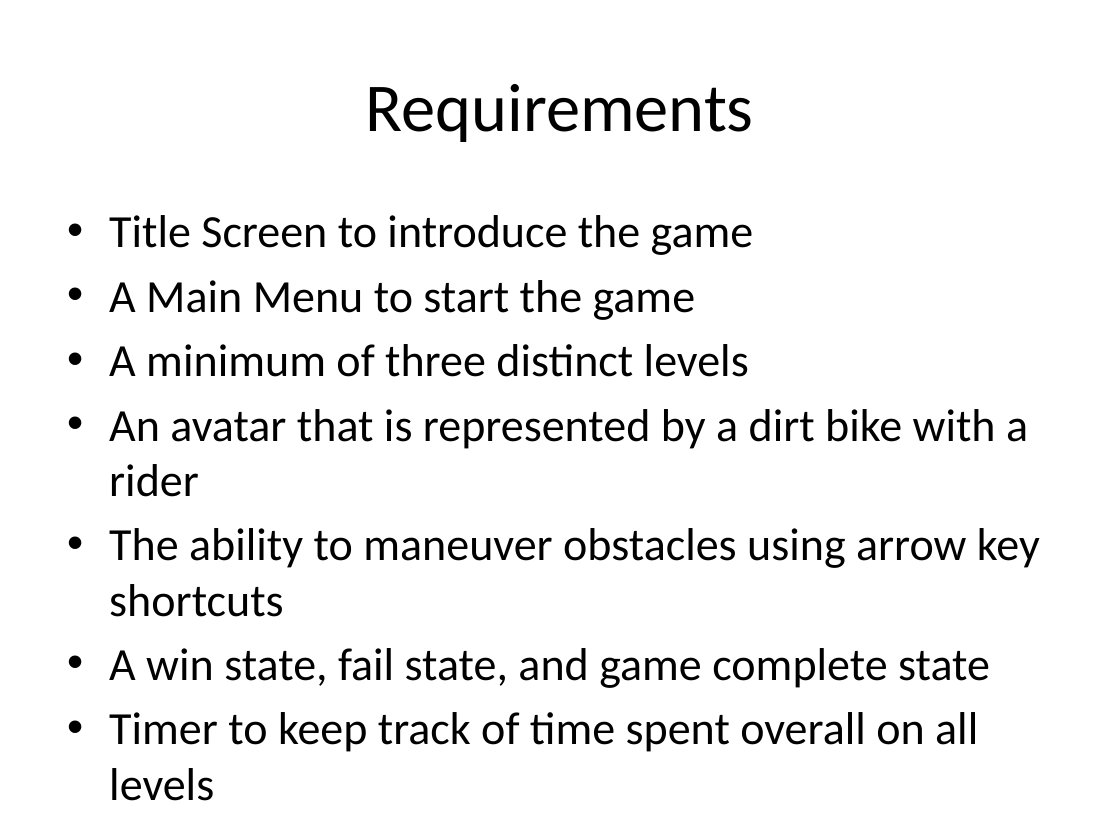
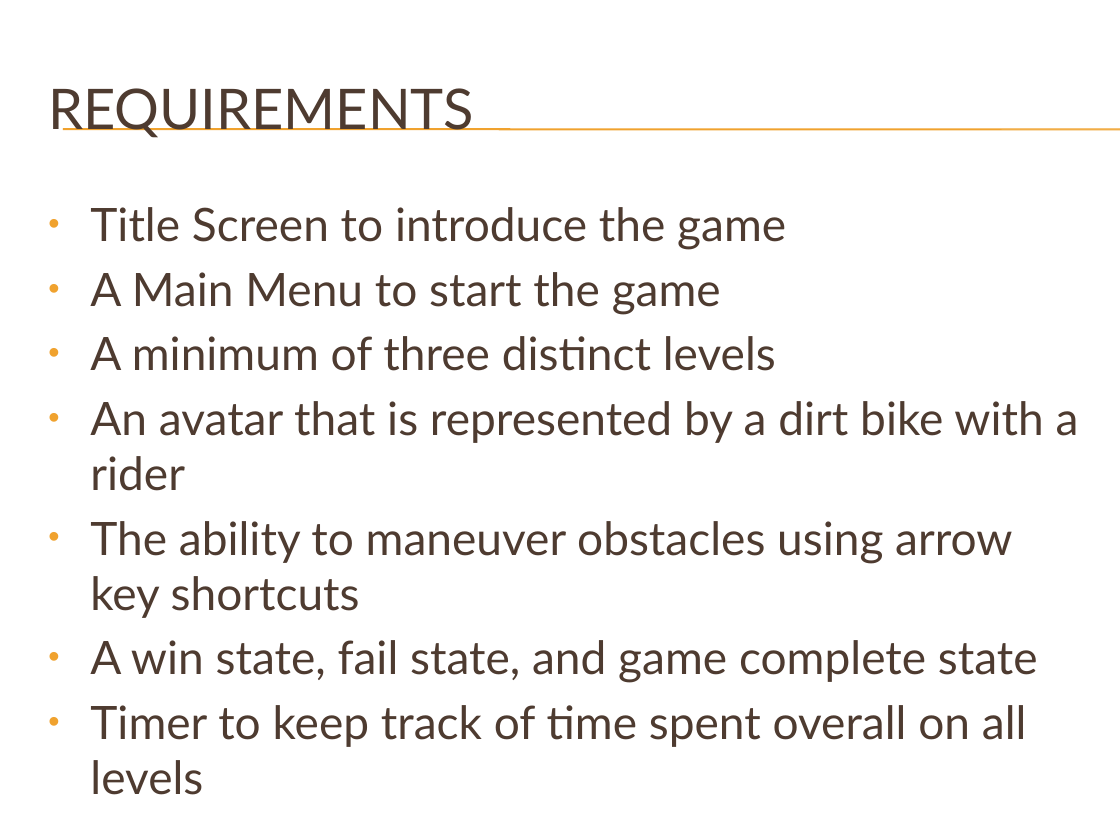
Before and after one commit to DBRTeam/Dirt_Bike_Racer, a slide deck: slide 2 of Documents/Dirt Bike Racer.pptx. Drawn at 1120x840 pixels with LibreOffice and Linux fonts; fonts in the diff are those of the drawing; background and template pictures are left out. Boxes give left, top, right and bottom in pixels: in the first picture for what was removed or moved away, otherwise in the second. Text is boxed around its words. In the diff, an @@ line names an element or a change of style, - is before the commit and + after.

```diff
--- a/Documents/Dirt Bike Racer.pptx
+++ b/Documents/Dirt Bike Racer.pptx
@@ title at [48, 88, 474, 138]: text changed; size 44 to 36 pt; font Calibri to Lato; text colour #000000 to #4E3B30 @@
-Requirements
+REQUIREMENTS
@@ line added from (63, 129) to (1120, 129), #F0A22E 0.75 pt @@
@@ line added from (63, 130) to (1120, 130), #F0A22E 0.75 pt @@
@@ text "Title Screen to introduce the ...": place and size @@
-text "Title Screen to introduce the ..." at [109, 215, 1040, 752]
+text "Title Screen to introduce the ..." at [90, 207, 1079, 747]
@@ text "Title Screen to introduce the ..." at [90, 207, 1079, 747]: font Calibri to Lato, text colour #000000 to #4E3B30 @@
```
Also in this commit, not shown: 5 other slides changed, 1 slide added.
